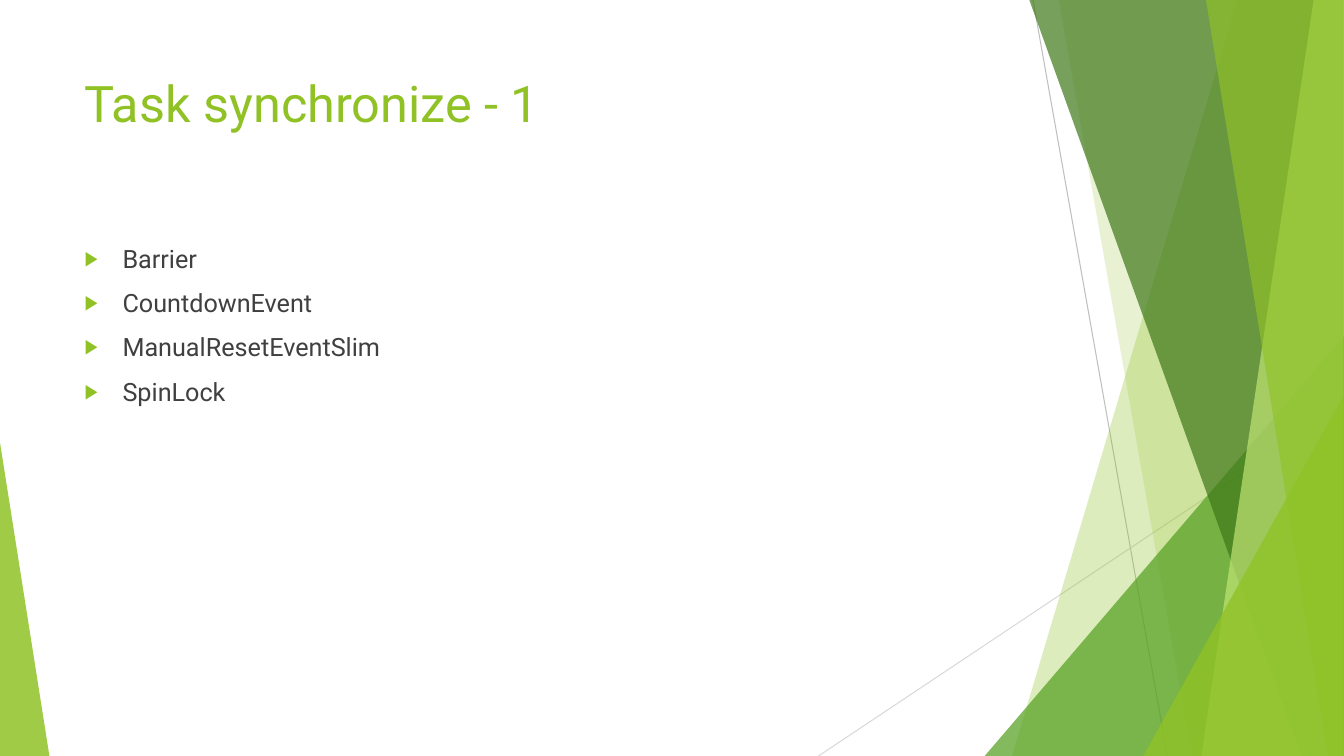
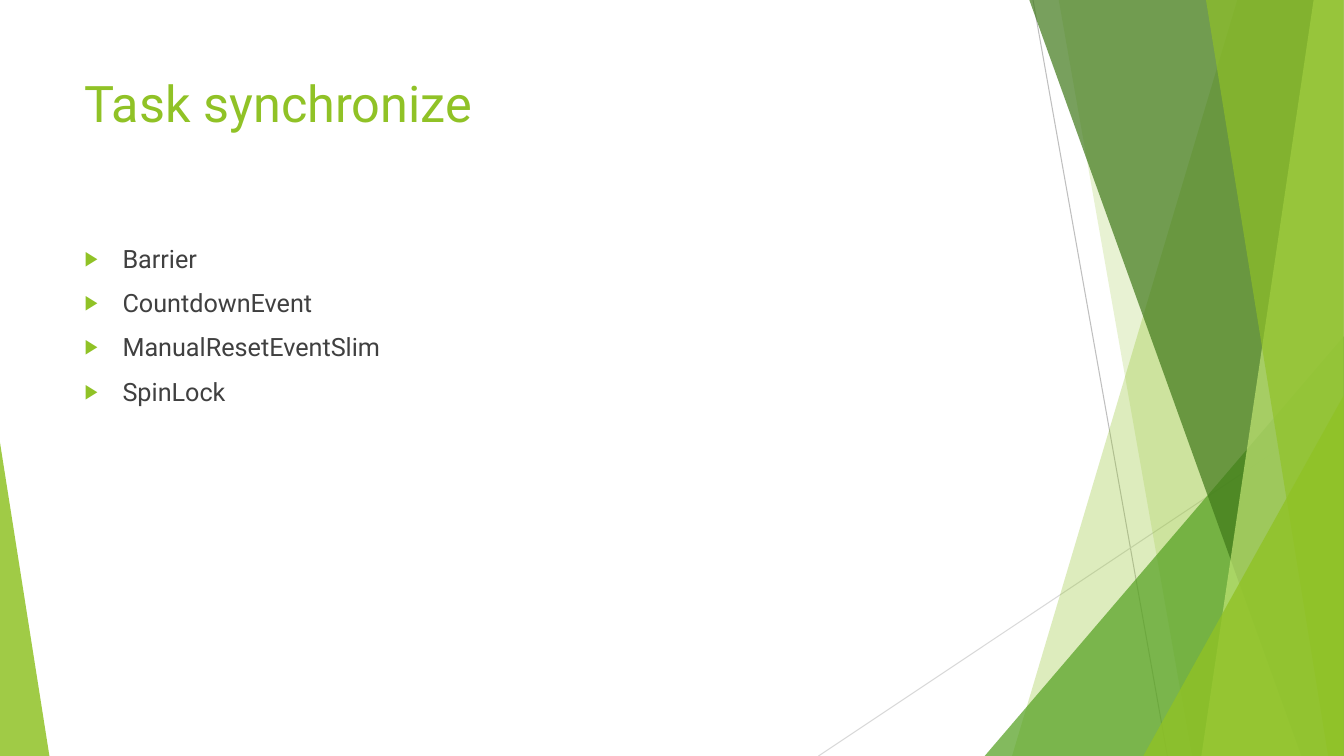
Before and after one commit to fming/NetConcurrency, a slide deck: slide 9 of TASK.pptx (slide 7 before the commit). Drawn at 1344x756 pixels with LibreOffice and Linux fonts; fonts in the diff are those of the drawing. Boxes give left, top, right and bottom in pixels: in the first picture for what was removed or moved away, otherwise in the second. Text is boxed around its words. In the diff, an @@ line names an element or a change of style, - is before the commit and + after.

Commit message:
more for task
add the demo with Continuation, Status and also update the PPT.

```diff
--- a/TASK.pptx
+++ b/TASK.pptx
@@ title at (85,84,471,133): text changed @@
-Task synchronize - 1
+Task synchronize
```
Also in this commit, not shown: 4 other slides changed, 1 slide added, 7 other files.
